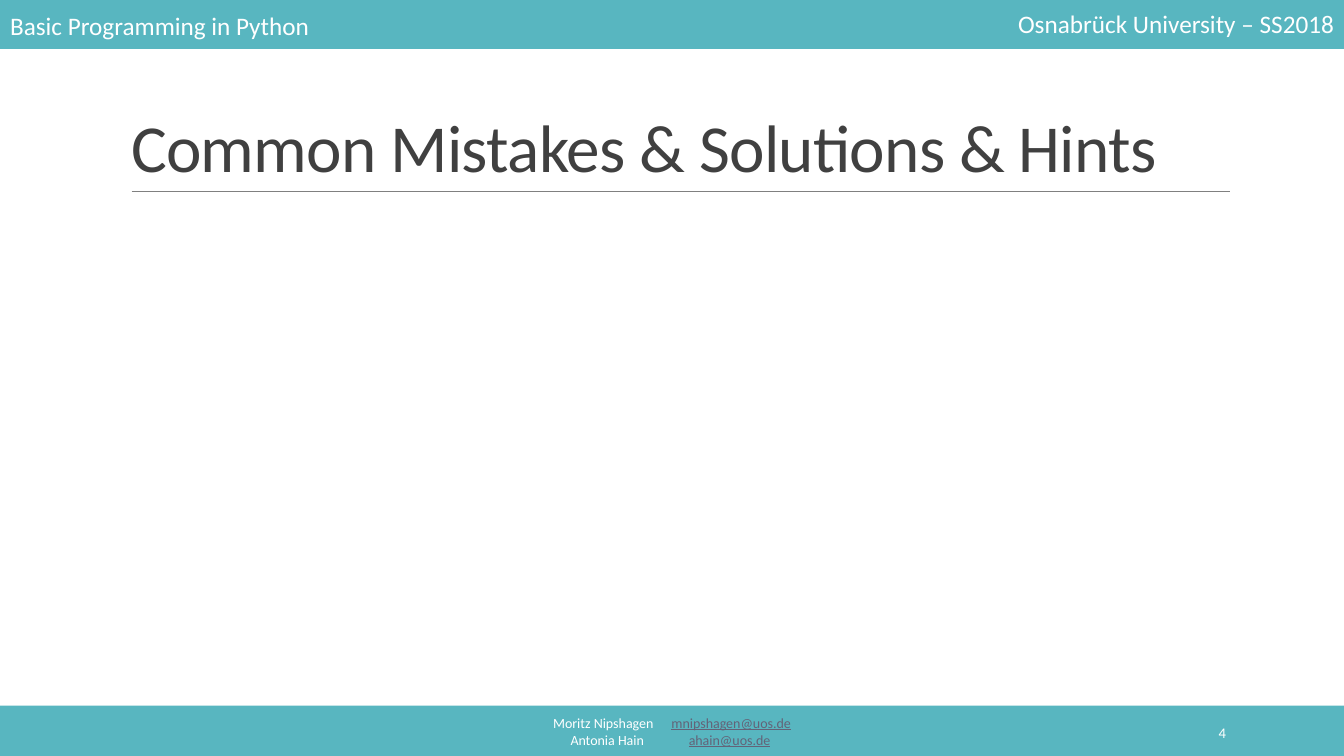
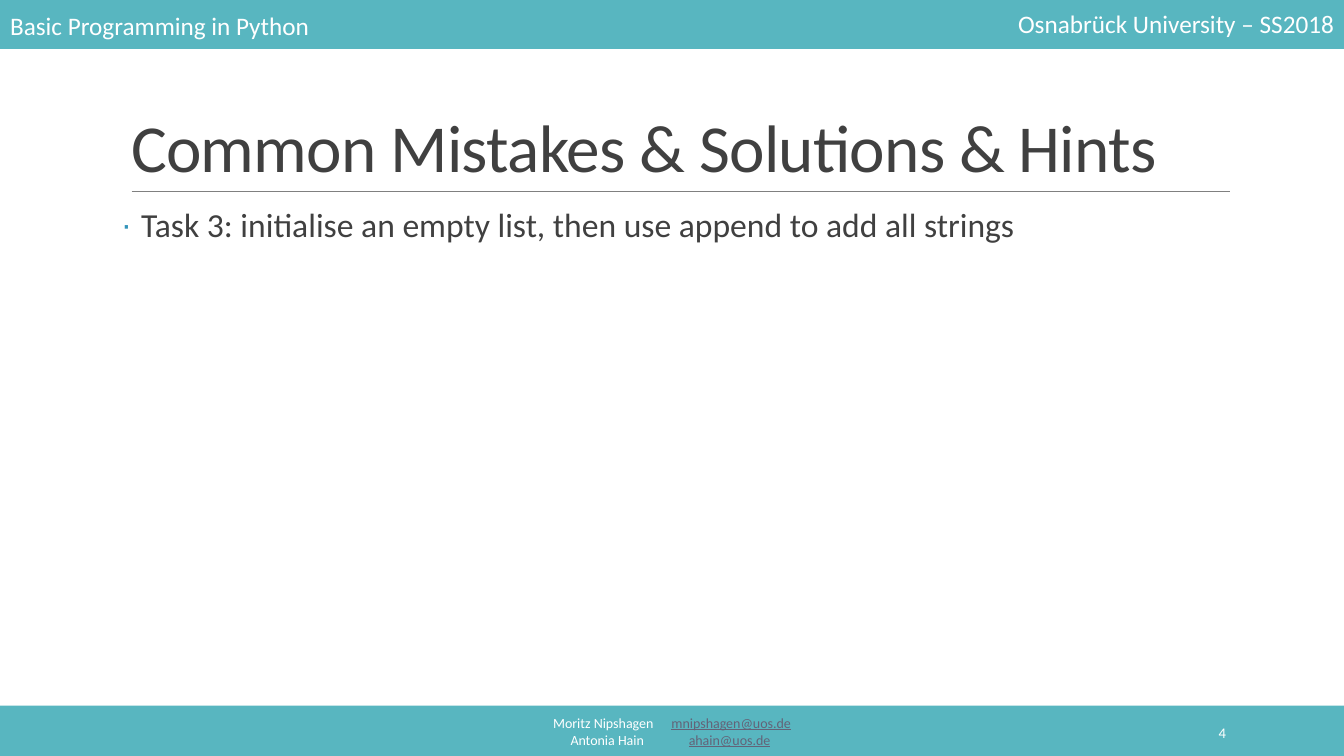
Before and after one commit to mnipshagen/monty, a slide deck: slide 4 of 2018/05/05_Strings_and_Regex.pptx. Drawn at 1344x756 pixels with LibreOffice and Linux fonts; fonts in the diff are those of the drawing. Boxes give left, top, right and bottom in pixels: in the first picture for what was removed or moved away, otherwise in the second. Text is boxed around its words. In the diff, an @@ line names an element or a change of style, - is before the commit and + after.

```diff
--- a/2018/05/05_Strings_and_Regex.pptx
+++ b/2018/05/05_Strings_and_Regex.pptx
@@ text added at [141, 213, 1014, 243], 24 pt, text #404040 @@
+· Task 3: initialise an empty list, then use append to add all strings
```
Also in this commit, not shown: 1 other slide changed, 15 slides added, 2 slides removed, 1 other file.
